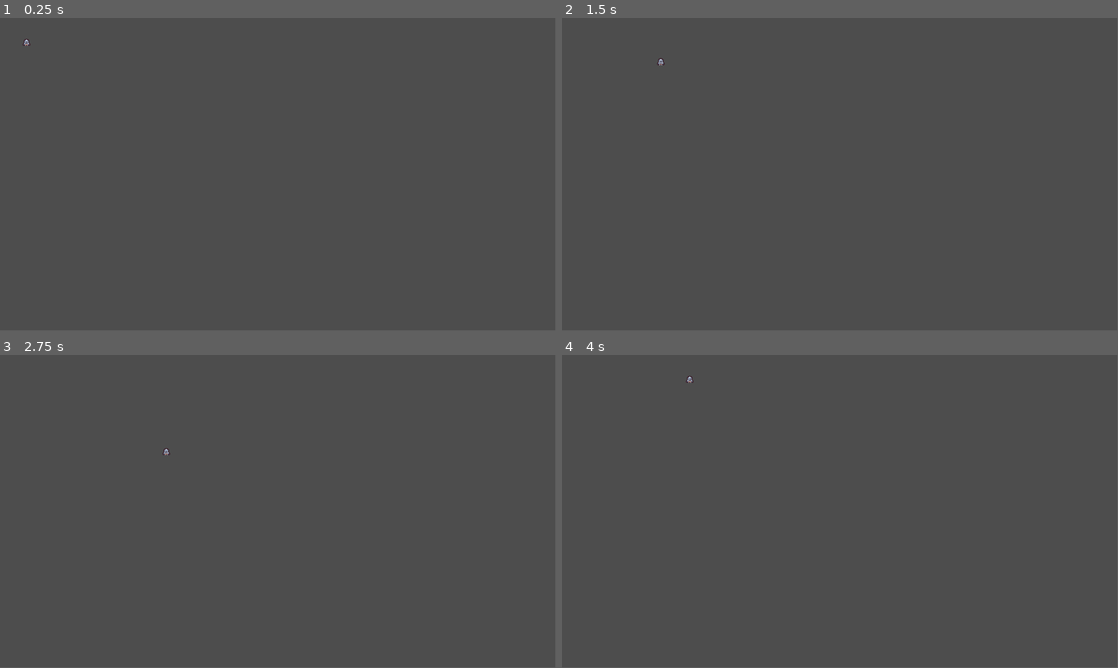
Above: before the commit, frames 1-4 (two rows, left to right).
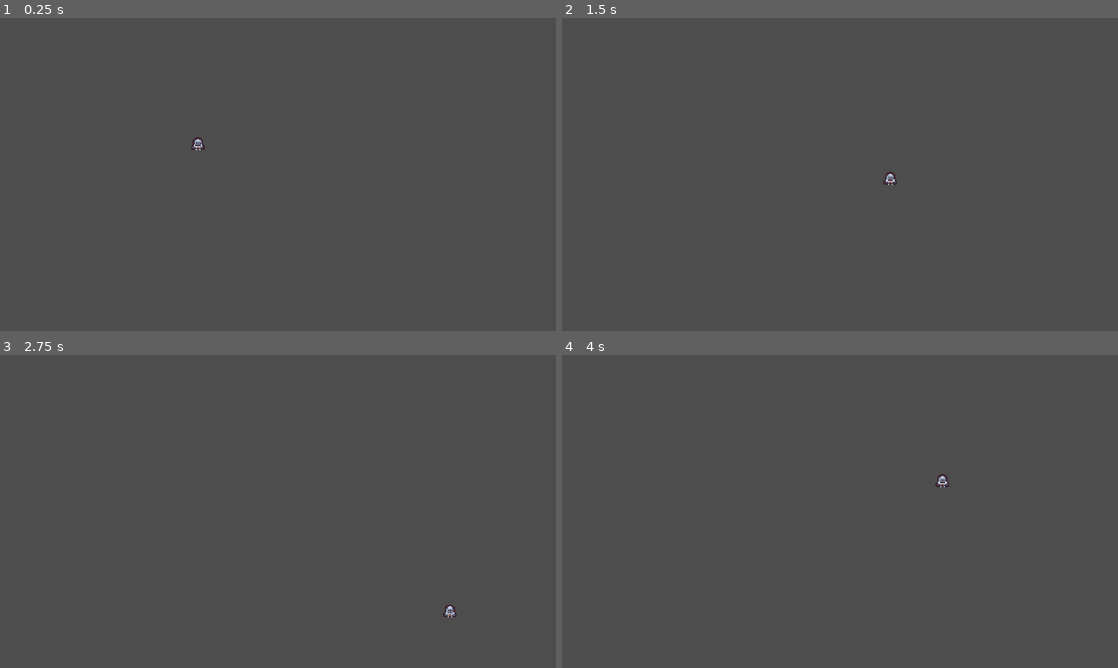
Above: after the commit, the same moments.

Repository: hakrimryu/GD_PJ_VASU
Game: Godot game, scene res://Scenes/main/main.tscn
Same seed, same stepped clock (60 frames per second), same inputs: the game is played once before the commit and once after it.
Inputs:
- Up to frame 1 (0.25 s): no input
- Up to frame 2 (1.5 s): tap Enter at 0.5 s; hold D (move_right) 0.53-1.28 s; hold S (move_down) from 1.28 s (still down)
- Up to frame 3 (2.75 s): release S (move_down) at 2.03 s; hold D (move_right) from 2.03 s (still down)
- Up to frame 4 (4 s): release D (move_right) at 2.78 s; hold W (move_up) 2.78-3.53 s; hold A (move_left) from 3.53 s (still down)
In our replay, the window is 799x449 before the commit and 800x450 after it. These sizes can differ from the game's own. Grey fills any space a smaller window leaves; there, only what the larger window draws over its background counts as a difference.

The runs differ from the first frame. In frame 1, 0.1% of the frame differs, in the area x 4-37%, y 6-43%; in frame 2, 0.1%; in frame 3, 0.1%; in frame 4, 0.1%.

Commit message:
Resolution Settings and Player Movement Script fix

Diff:
--- a/Scenes/Player/player.gd
+++ b/Scenes/Player/player.gd
@@ -2,13 +2,10 @@
 
 const MAX_SPEED = 200
 
-# Called when the node enters the scene tree for the first time.
 func _ready() -> void:
-	pass # Replace with function body.
+	pass
 
-
-# Called every frame. 'delta' is the elapsed time since the previous frame.
-func _process(delta: float) -> void:
+func _physics_process(_delta: float) -> void:
 	var movement_vector = get_movement_vector()
 	var direction = movement_vector.normalized()
 	velocity = direction * MAX_SPEED
--- a/Scenes/main/main.tscn
+++ b/Scenes/main/main.tscn
@@ -5,4 +5,4 @@
 [node name="Main" type="Node"]
 
 [node name="Player" parent="." instance=ExtResource("1_b20jg")]
-position = Vector2(55, 58)
+position = Vector2(228, 152)
--- a/project.godot
+++ b/project.godot
@@ -14,6 +14,14 @@
 run/main_scene="uid://dqseie8nwf7so"
 config/features=PackedStringArray("4.5", "Forward Plus")
 config/icon="res://icon.svg"
+
+[display]
+
+window/size/viewport_width=640
+window/size/viewport_height=360
+window/size/window_width_override=1920
+window/size/window_height_override=1080
+window/stretch/mode="viewport"
 
 [input]
 
